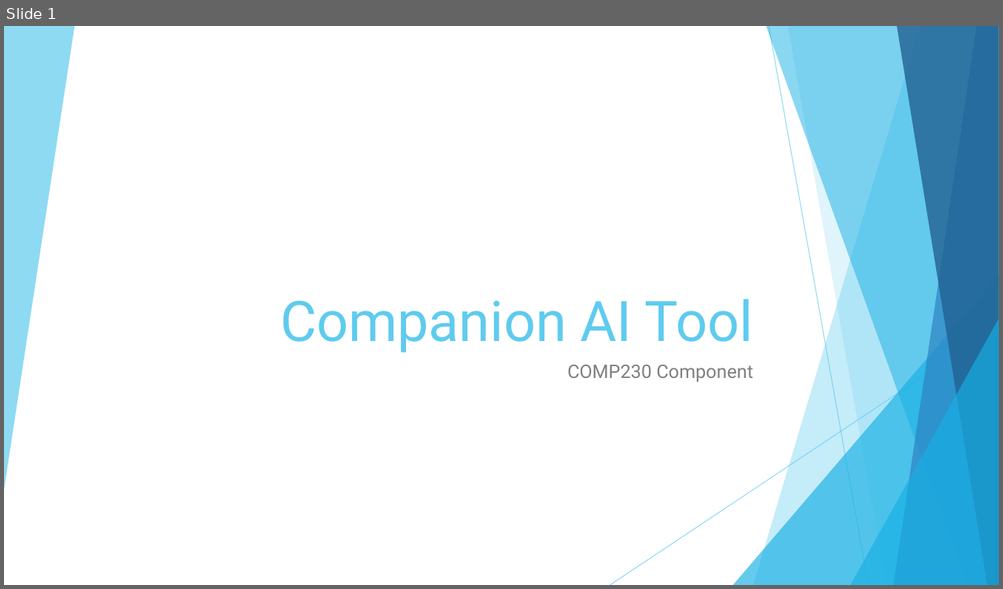
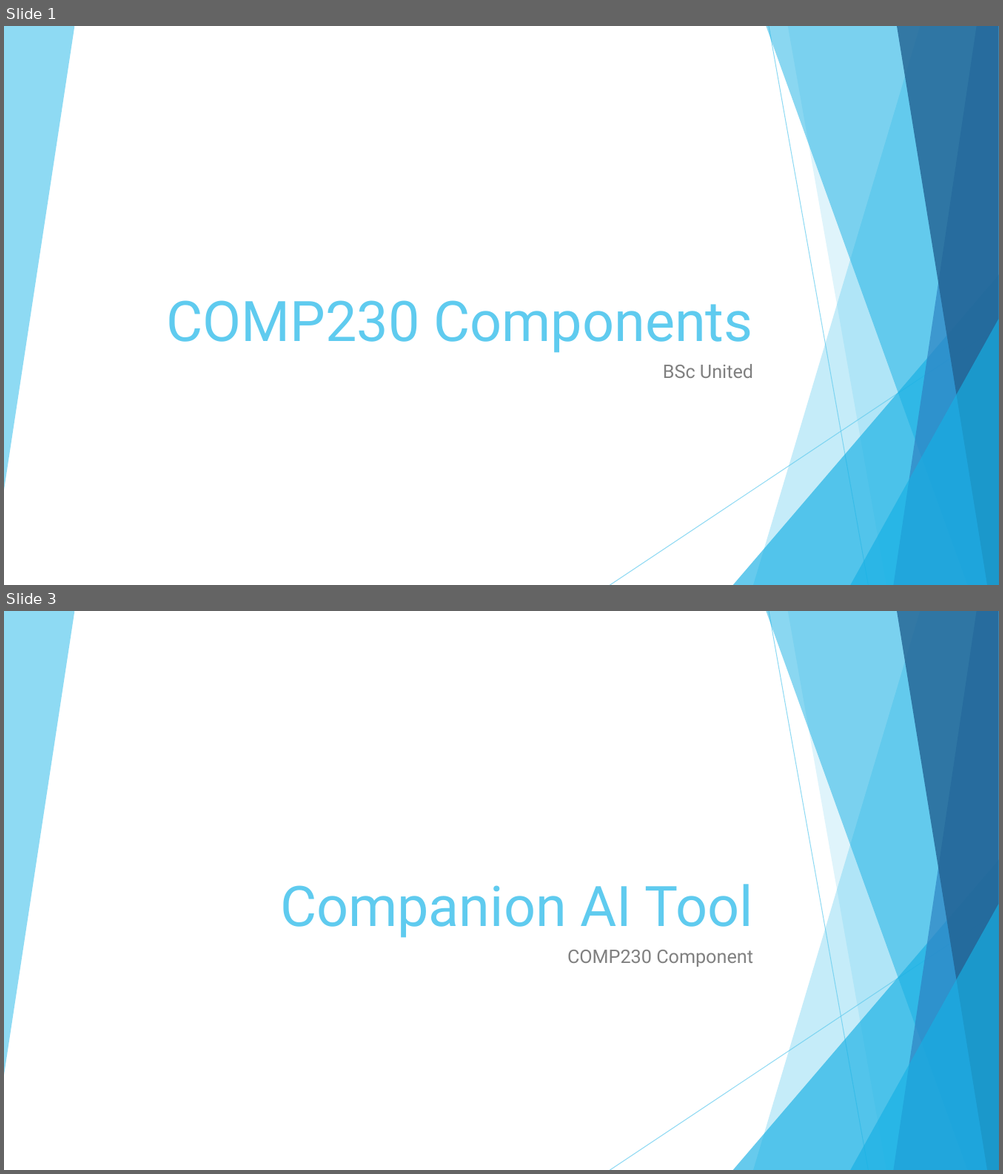
Before and after one commit to MaddieK19/comp230-pre-production, a slide deck: Proposal/Slides.pptx. Shown one above the other, each under a label of ours: slide 1 before the commit, slides 1 and 3 after it; the slides between them are not shown. The pictures are 1003x589 and 1003x1174 pixels, drawn with LibreOffice and Linux fonts; fonts in the diff are those of the drawing. Boxes give left, top, right and bottom in pixels: in the first picture for what was removed or moved away, otherwise in the second. Text is boxed around its words. In the diff, an @@ line names an element or a change of style, - is before the commit and + after.

```diff
--- a/Proposal/Slides.pptx
+++ b/Proposal/Slides.pptx
@@ slide 1 added at (4,26,999,585), background #FFFFFF; not listed: 10 template elements that a slide beside it also shows @@
@@ title added at (167,301,752,353), 54 pt, text #5FCBEF @@
+COMP230 Components
@@ subtitle added at (663,364,753,378), 18 pt, text #808080 @@
+BSc United
@@ what was slide 1 is now slide 3 @@
```
Also in this commit, not shown: 4 other slides added, 2 other files.
